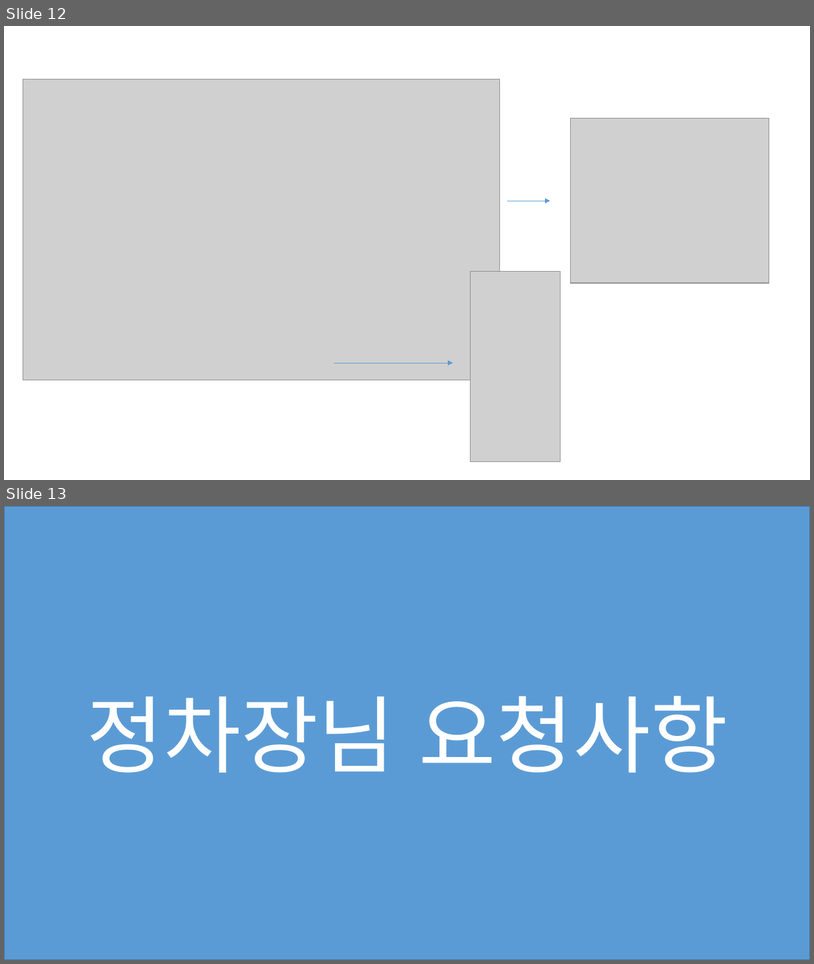
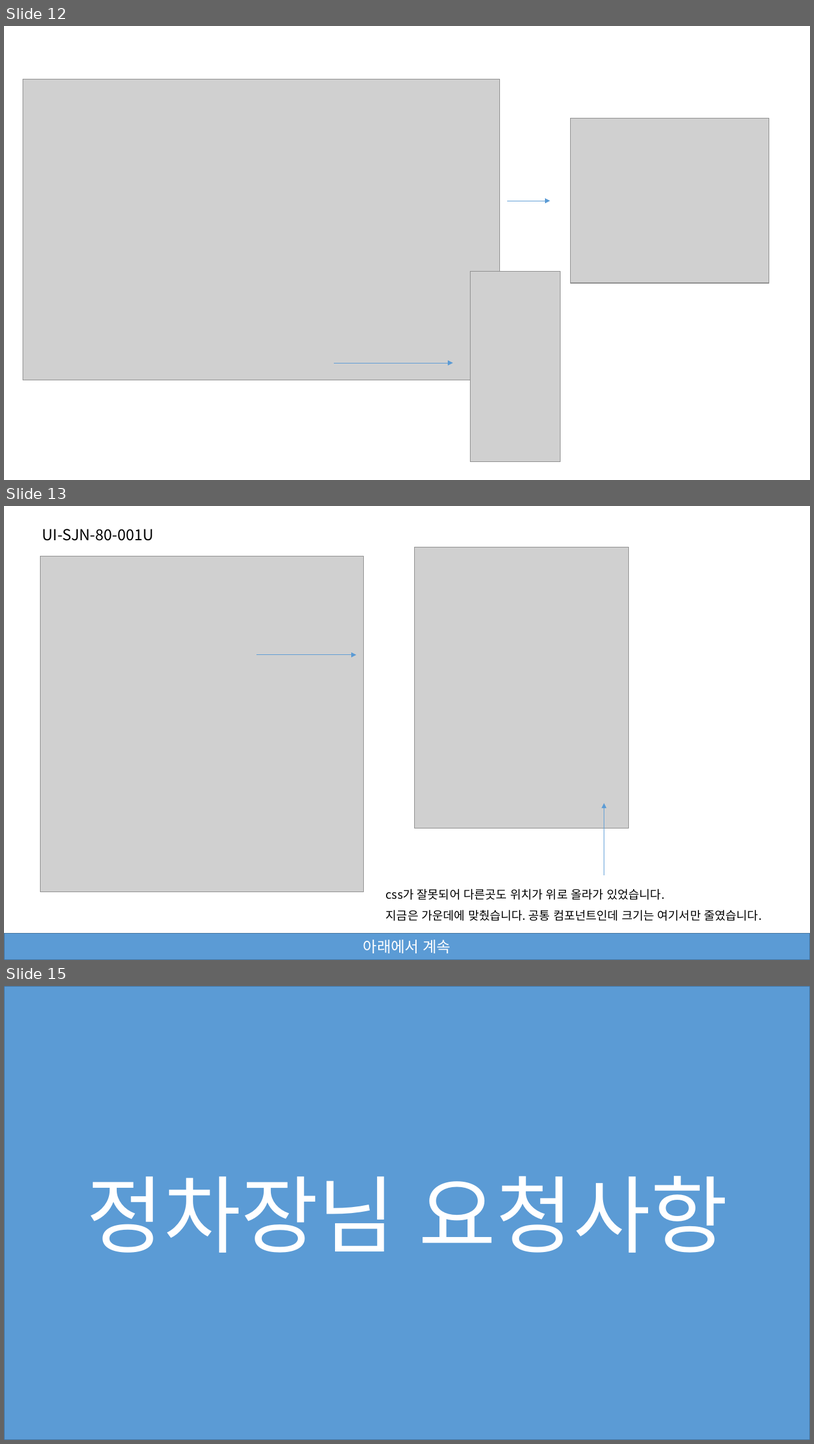
Before and after one commit to jeoungGyy/sejong, a slide deck: ppt/04-02.pptx. Shown one above the other, each under a label of ours: slides 12 and 13 before the commit, slides 12, 13 and 15 after it; the slides between them are not shown. The pictures are 814x964 and 814x1444 pixels, drawn with LibreOffice and Linux fonts; fonts in the diff are those of the drawing; grey boxes stand for pictures. Boxes give left, top, right and bottom in pixels: in the first picture for what was removed or moved away, otherwise in the second. Text is boxed around its words. In the diff, an @@ line names an element or a change of style, - is before the commit and + after.

```diff
--- a/ppt/04-02.pptx
+++ b/ppt/04-02.pptx
@@ slide 13 added at bbox=[4, 506, 810, 960], background #FFFFFF @@
@@ text added at bbox=[42, 529, 154, 541], 18 pt, text #000000 @@
+UI-SJN-80-001U
@@ picture added at bbox=[40, 556, 364, 891] @@
@@ picture added at bbox=[415, 547, 629, 828] @@
@@ arrow added from (257, 655) to (357, 655), #5B9BD5 0.5 pt @@
@@ arrow added from (605, 875) to (605, 803), #5B9BD5 0.5 pt @@
@@ text added at bbox=[386, 888, 762, 921], 14 pt, text #000000 @@
+css가 잘못되어 다른곳도 위치가 위로 올라가 있었습니다.
+지금은 가운데에 맞췄습니다. 공통 컴포넌트인데 크기는 여기서만 줄였습니다.
@@ rectangle added at bbox=[4, 933, 810, 960], fill #5B9BD5, outline #43739E 1 pt, 18 pt, text #FFFFFF @@
+아래에서 계속
@@ what was slide 13 is now slide 15 @@
```
Also in this commit, not shown: 1 other slide added, 2 other files.
